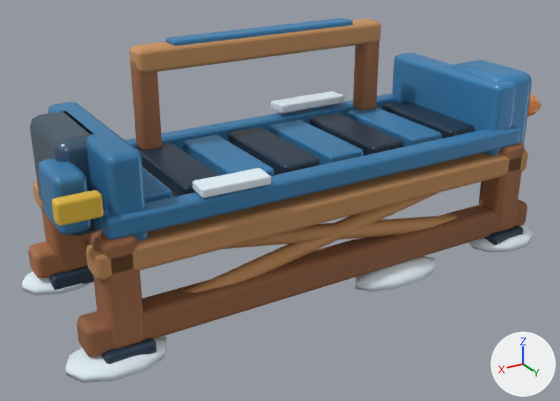
Before and after pictures for a commit that changed the glTF model HavenlineGodot/assets/stations_v2/conveyor_straight.glb.
The view is the same before and after, from a 50 mm lens placed at (2.34, 3.74, 2.35), pointed at (0.1, 0.02, 0.48). The axes (+X, +Y, +Z) are drawn at lower right. The lights are the same throughout. The first picture is the older version. Vertices at exactly the same position are counted once.

Objects in the first picture: 'conveyor_straight'.
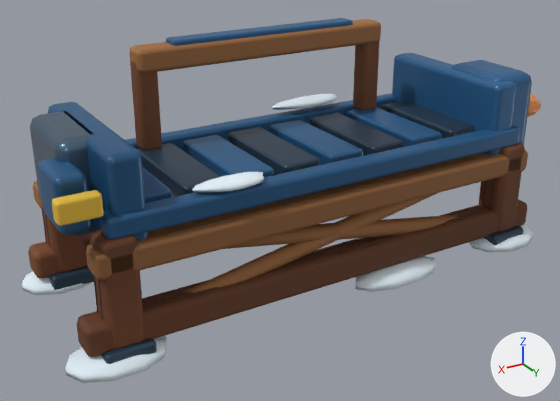
Edits to the bpy script that builds the scene:
```text
Change me_conveyor_straight:
    used by ob_conveyor_straight; location = (0.0, 0.0, 0.0)
    remove me_conveyor_straight.from_pydata(...)  # 3008 vertices, 5728 faces; spans x -1.75..1.61, y -0.64..0.64, z 0.0..1.46
    add me_conveyor_straight.from_pydata(...)  # 3868 vertices, 7288 faces; spans x -1.75..1.61, y -0.64..0.64, z 0.0..1.46
    me_conveyor_straight part 1: the loose piece of 56 vertices spanning x -0.68..-0.16, y -0.57..-0.41, z 0.87..0.93 is rebuilt with 86 vertices and now spans x -0.68..-0.13, y -0.56..-0.41, z 0.87..0.93
    me_conveyor_straight part 2: the loose piece of 56 vertices spanning x 0.48..0.86, y 0.41..0.57, z 0.85..0.91 is rebuilt with 86 vertices and now spans x 0.48..0.88, y 0.42..0.57, z 0.85..0.91
    me_conveyor_straight part 3: 1 vertex moved within x 1.4, y 0.43, z 0.55; 355 vertices added at x -1.21..1.41, y 0.41..0.52, z 0.22..0.7
    me_conveyor_straight part 4: 355 vertices added at x -1.21..1.41, y -0.52..-0.41, z 0.22..0.7
    me_conveyor_straight part 5: 2482 kept faces spanning x -1.51..1.53, y -0.56..0.56, z 0.13..1.46 get new vertex colours
    other edits to the shape of me_conveyor_straight do not show in these pictures
```

Pixel boxes [x1, y1, x2, y2] of what changed, in the pictures (560 x 401 px):
part 1 of me_conveyor_straight, rebuilt (11% narrower, 26% shorter): before [271, 91, 344, 113]; after [272, 94, 337, 110]
part 2 of me_conveyor_straight, rebuilt (9% narrower, 32% shorter): before [192, 168, 271, 198]; after [192, 172, 264, 192]
part 3 of me_conveyor_straight, built on: after [93, 155, 495, 320]
part 4 of me_conveyor_straight, added (mostly hidden): after [42, 209, 50, 247]
part 5 of me_conveyor_straight, recoloured (darker): [28, 18, 532, 357] in both
